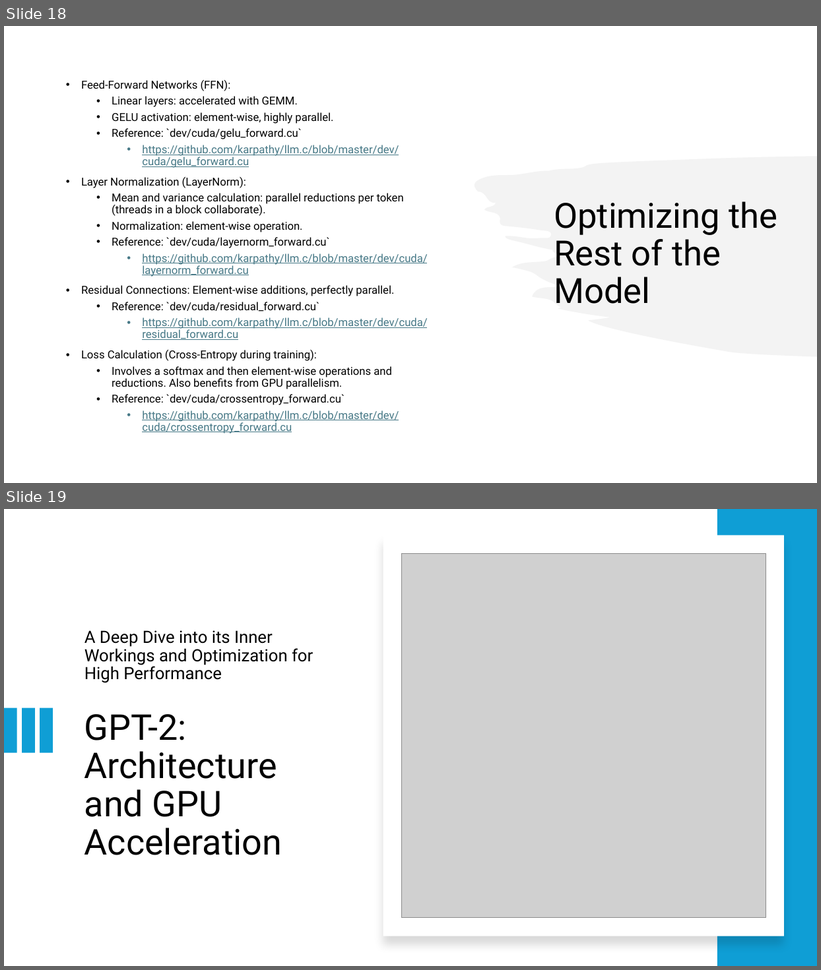
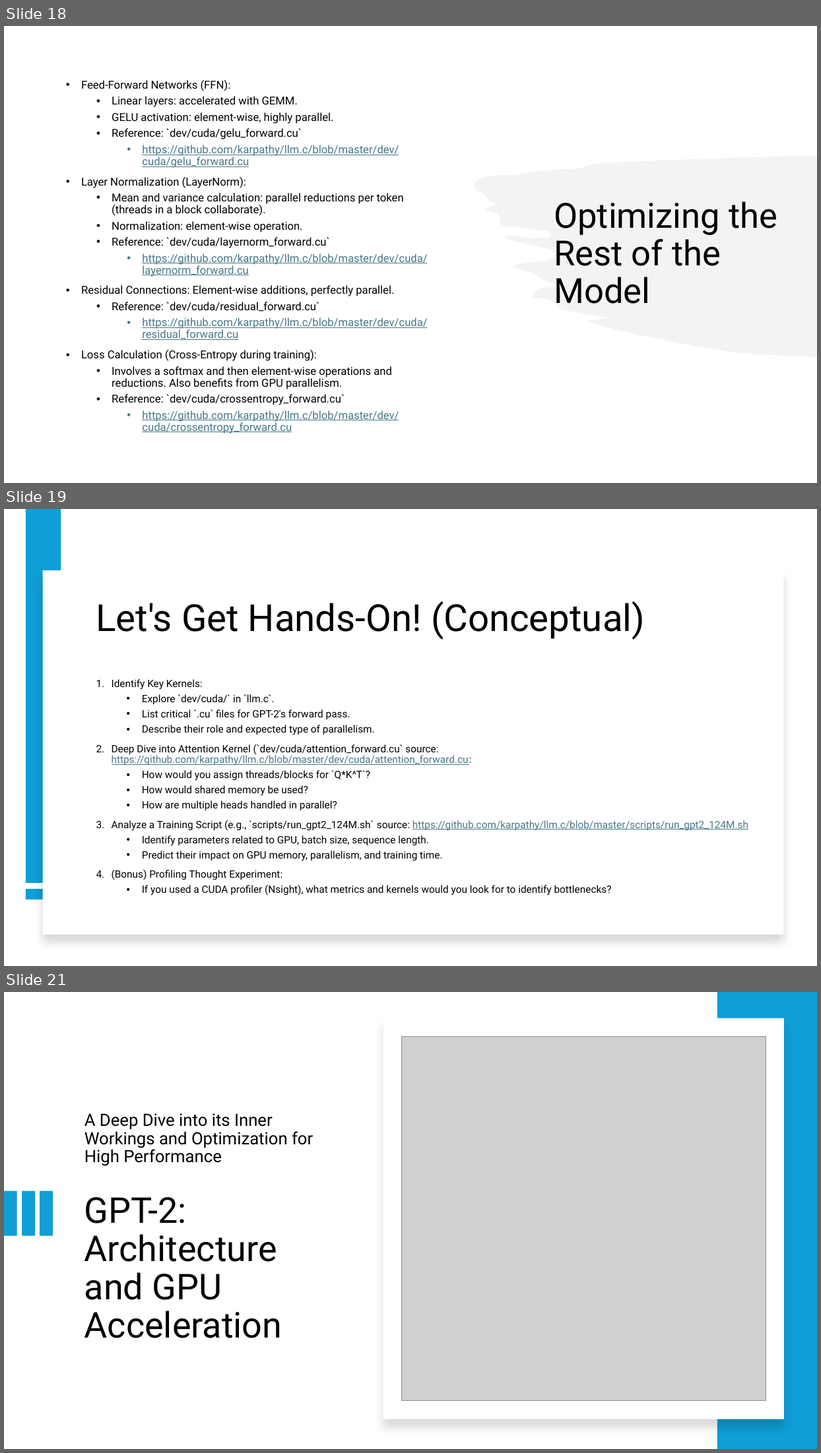
Before and after one commit to DennysMallqui/HPC-EP_LLM_PUB, a slide deck: Accelerating GPT-2 with GPUs - A Deep Dive.pptx. Shown one above the other, each under a label of ours: slides 18 and 19 before the commit, slides 18, 19 and 21 after it; the slides between them are not shown. The pictures are 821x970 and 821x1453 pixels, drawn with LibreOffice and Linux fonts; fonts in the diff are those of the drawing; grey boxes stand for pictures. Boxes give left, top, right and bottom in pixels: in the first picture for what was removed or moved away, otherwise in the second. Text is boxed around its words. In the diff, an @@ line names an element or a change of style, - is before the commit and + after.

```diff
--- a/Accelerating GPT-2 with GPUs - A Deep Dive.pptx
+++ b/Accelerating GPT-2 with GPUs - A Deep Dive.pptx
@@ slide 19 added at (4,509,817,966), background #FFFFFF @@
@@ rectangle added at (26,509,61,883), fill #0F9ED5 @@
@@ rectangle added at (42,570,783,935), fill #FFFFFF @@
@@ title added at (96,601,645,640), 44 pt, text #000000 @@
+Let's Get Hands-On! (Conceptual)
@@ text added at (112,679,748,896), 12 pt, text #000000 @@
+1. Identify Key Kernels:
+  • Explore `dev/cuda/` in `llm.c`.
+  • List critical `.cu` files for GPT-2's forward pass.
+  • Describe their role and expected type of parallelism.
+2. Deep Dive into Attention Kernel (`dev/cuda/attention_forward.cu` source: https://github.com/karpathy/llm.c/blob/master/dev/cuda/attention_forward.cu:
+  • How would you assign threads/blocks for `Q*K^T`?
+  • How would shared memory be used?
+  • How are multiple heads handled in parallel?
+3. Analyze a Training Script (e.g., `scripts/run_gpt2_124M.sh` source: https://github.com/karpathy/llm.c/blob/master/scripts/run_gpt2_124M.sh
+  • Identify parameters related to GPU, batch size, sequence length.
+  • Predict their impact on GPU memory, parallelism, and training time.
+4. (Bonus) Profiling Thought Experiment:
+  • If you used a CUDA profiler (Nsight), what metrics and kernels would you look for to identify bottlenecks?
@@ rectangle added at (26,889,61,900), fill #0F9ED5 @@
@@ what was slide 19 is now slide 21 @@
```
Also in this commit, not shown: 1 other slide added.
